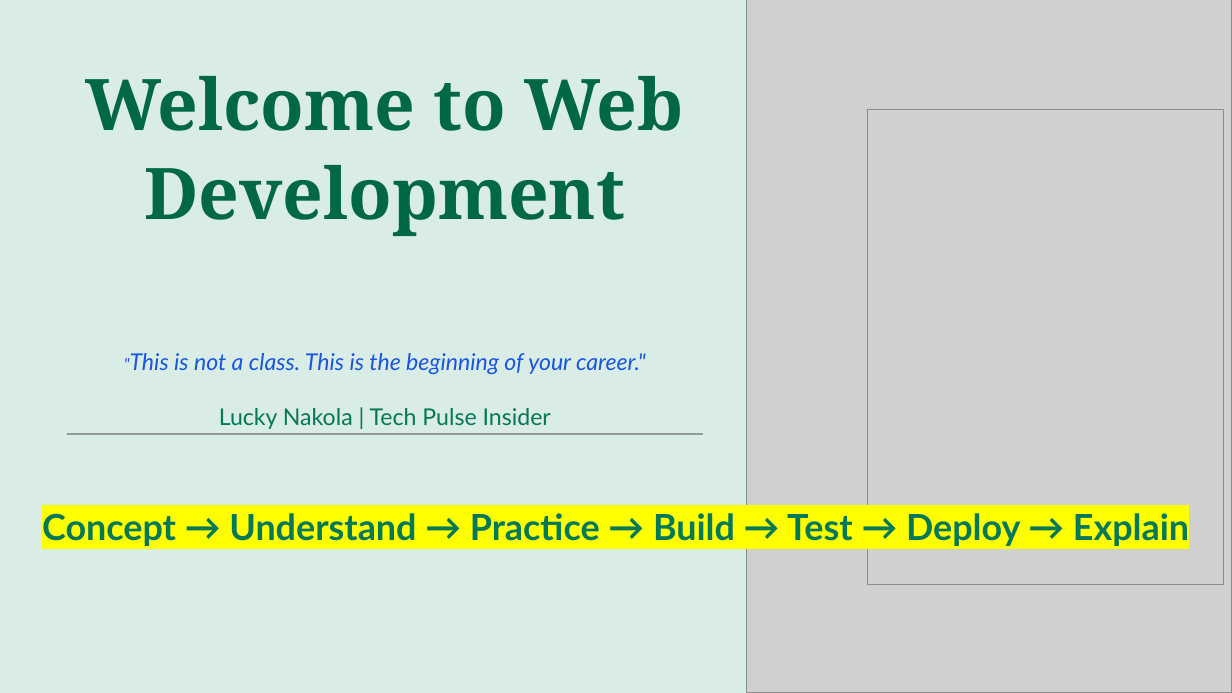
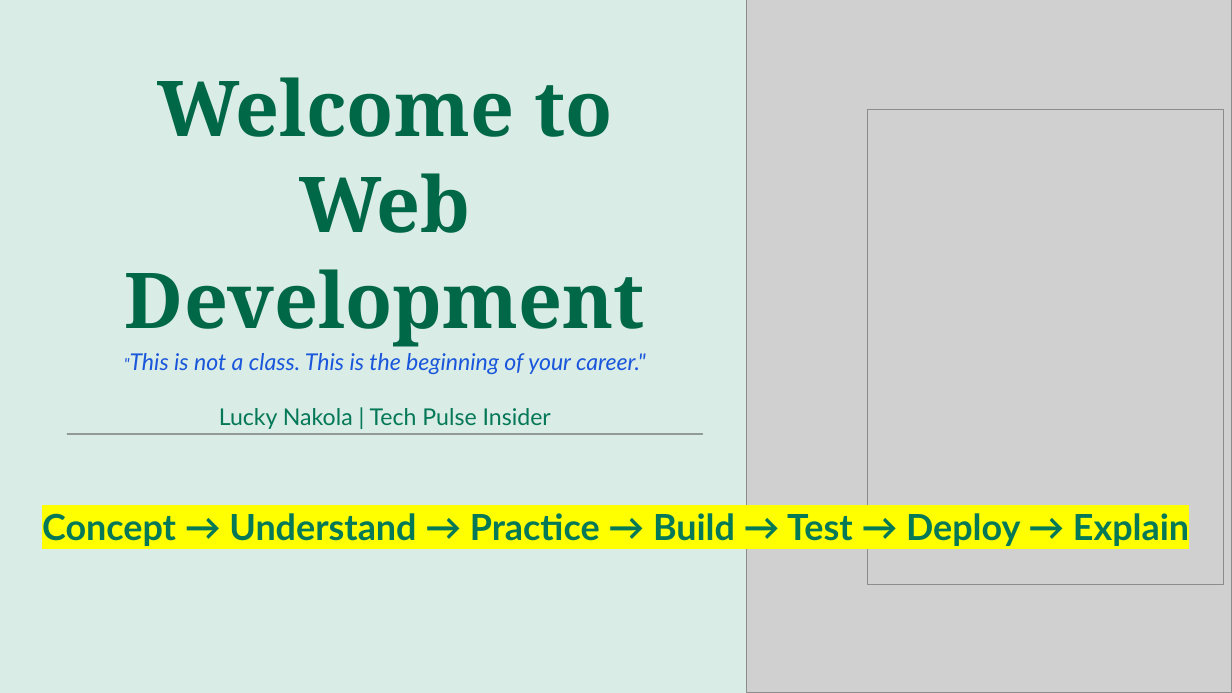
Before and after one commit to WAIYAH/tech-pulse-lucky, a slide deck: slide 1 of resources/week-01/presentations/week-01-welcome-to-web-development.pptx. Drawn at 1232x693 pixels with LibreOffice and Linux fonts; fonts in the diff are those of the drawing; grey boxes stand for pictures; background and template pictures are left out. Boxes give left, top, right and bottom in pixels: in the first picture for what was removed or moved away, otherwise in the second. Text is boxed around its words. In the diff, an @@ line names an element or a change of style, - is before the commit and + after.

```diff
--- a/resources/week-01/presentations/week-01-welcome-to-web-development.pptx
+++ b/resources/week-01/presentations/week-01-welcome-to-web-development.pptx
@@ text "Welcome to Web Development" at [125, 77, 645, 347]: size 55.5 to 60 pt @@
```
